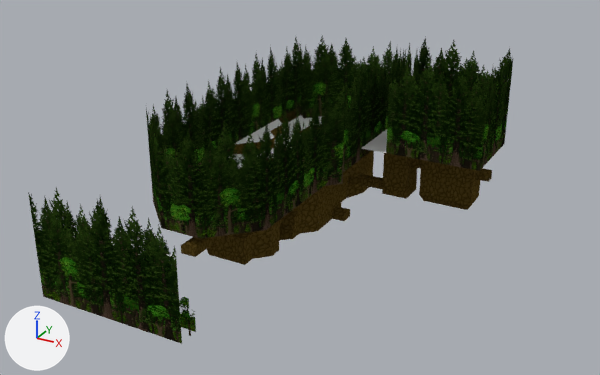
The Blender file Blends/level-6.blend as it was, and as the next commit left it.
Both versions are drawn from a 50 mm lens placed at (100.6, -141.8, 88.1), pointed at (13.5, 16.5, 8.9). Lighting does not change. The marker at lower left points along +X, +Y and +Z. The older version comes first.

Objects in the first picture: 'level-6', 'level-6-tree-wall'.
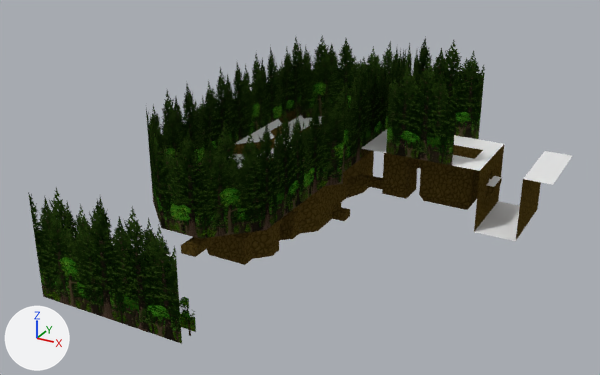
Commit message: working on level 6

The change, as JSON lines over the scene's bpy script:
```json
{"block": "me_level_6", "where": "# used by ob_level_6; location = (0.0, 0.0, 0.0)"}
{"op": "remove", "block": "me_level_6", "code": "me_level_6.from_pydata(...)  # 1032 vertices, 1032 faces; spans x -24.5..49.0, y -10.5..84.0, z -12.0..11.0"}
{"op": "add", "block": "me_level_6", "code": "me_level_6.from_pydata(...)  # 1126 vertices, 1122 faces; spans x -24.5..66.5, y -10.5..84.0, z -12.0..11.0"}
{"block": "me_level_6", "change": "me_level_6 part 1: 99 vertices added at x 45.5..66.5, y 42.0..63.0, z -5.5..11.0"}
{"block": "me_level_6", "change": "me_level_6 part 2: 1018 kept faces spanning x -24.5..49.0, y -10.5..84.0, z -12.0..11.0 get new texture (UV) coordinates"}
{"block": "me_level_6", "change": "other edits to the shape of me_level_6 do not show in these pictures"}
{"block": "me_level_6_tree_wall", "where": "# used by ob_level_6_tree_wall; location = (0.0, 0.0, 0.0)"}
{"block": "me_level_6_tree_wall", "where": "# verts and faces of me_level_6_tree_wall; kept vertices keep their numbers, new ones are numbered from 50"}
{"block": "me_level_6_tree_wall", "where": "# before: 46 (49.0, 63.0, 37.0), 47 (49.0, 63.0, 11.0) at pixel (504, 143), 48 (49.0, 42.0, 11.0) at pixel (479, 170), 49 (49.0, 42.0, 37.0)"}
{"op": "remove", "block": "me_level_6_tree_wall", "code": "me_level_6_tree_wall.from_pydata(...)  # 50 vertices, 19 faces; spans x -17.5..49.0, y -39.1..84.0, z 0.0..37.0"}
{"op": "add", "block": "me_level_6_tree_wall", "code": "me_level_6_tree_wall.from_pydata(...)  # 50 vertices, 18 faces; spans x -17.5..42.0, y -39.1..84.0, z 0.0..37.0"}
{"block": "me_level_6_tree_wall", "change": "me_level_6_tree_wall part 3"}
{"op": "add", "block": "me_level_6_tree_wall", "code": "delete_faces([(46, 47, 48, 49)])"}
{"op": "add", "block": "me_level_6_tree_wall", "code": "for i in [*range(46, 50)]: verts[i] += (-7.0, 0.0, 0.0)"}
```

Location of each change, [x1, y1, x2, y2] in pixels of the pictures (600 x 375 px):
```json
{"object": "level-6-tree-wall", "change": "reshaped", "before": [28, 35, 513, 344], "after": [28, 35, 485, 344]}
{"object": "level-6", "change": "reshaped", "before": [181, 110, 492, 265], "after": [181, 110, 572, 265], "on screen": "26% wider"}
{"part": 1, "of": "me_level_6", "change": "added", "after": [474, 145, 572, 241]}
{"part": 2, "of": "me_level_6", "change": "surface changed", "before": [252, 165, 492, 251], "after": [252, 135, 504, 251]}
{"part": 3, "of": "me_level_6_tree_wall", "change": "cut back", "before": [386, 36, 513, 171], "after": [386, 36, 485, 165]}
```
